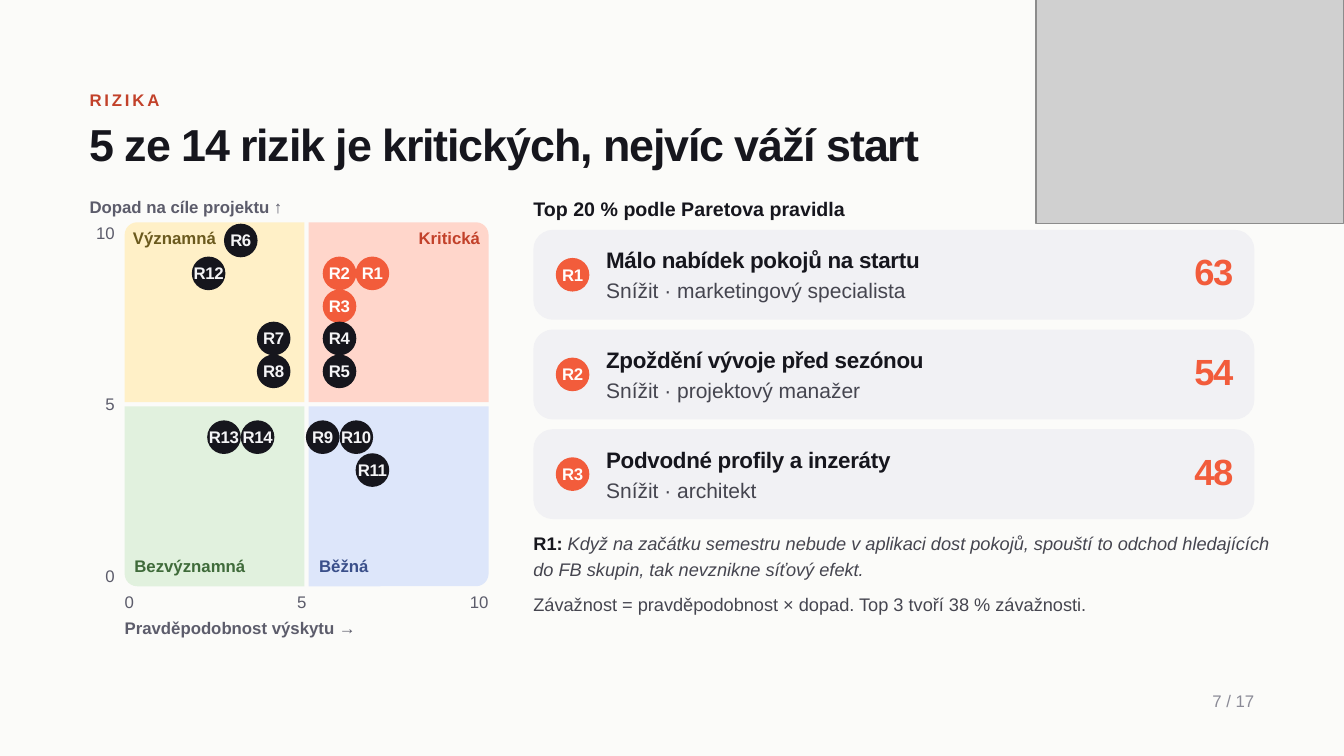
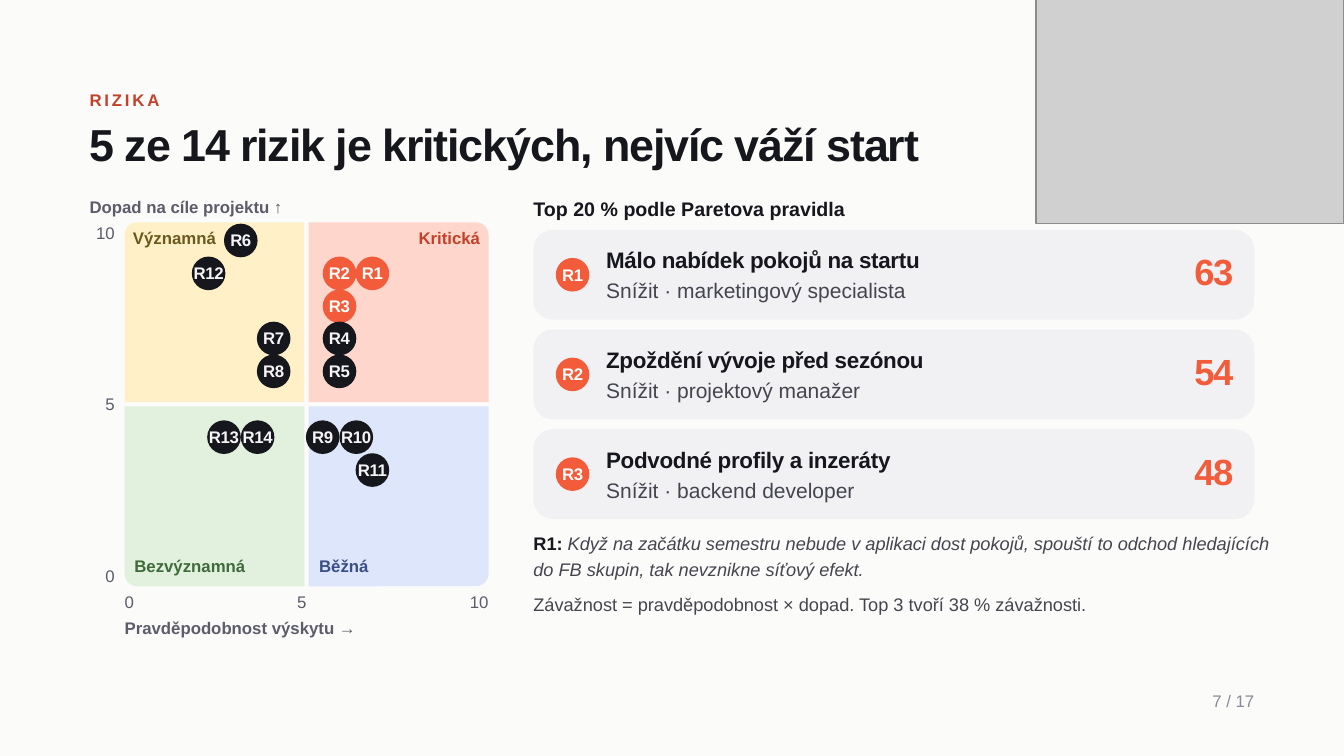
Before and after one commit to vedernikovalex/rizeni_it_projektu, a slide deck: slide 7 of spolubyt-cast-2.pptx. Drawn at 1344x756 pixels with LibreOffice and Linux fonts; fonts in the diff are those of the drawing; grey boxes stand for pictures. Boxes give left, top, right and bottom in pixels: in the first picture for what was removed or moved away, otherwise in the second. Text is boxed around its words. In the diff, an @@ line names an element or a change of style, - is before the commit and + after.

```diff
--- a/spolubyt-cast-2.pptx
+++ b/spolubyt-cast-2.pptx
@@ text at [606,482,854,502]: text changed @@
-Snížit · architekt
+Snížit · backend developer
```
Also in this commit, not shown: 6 other slides changed, 9 other files.
